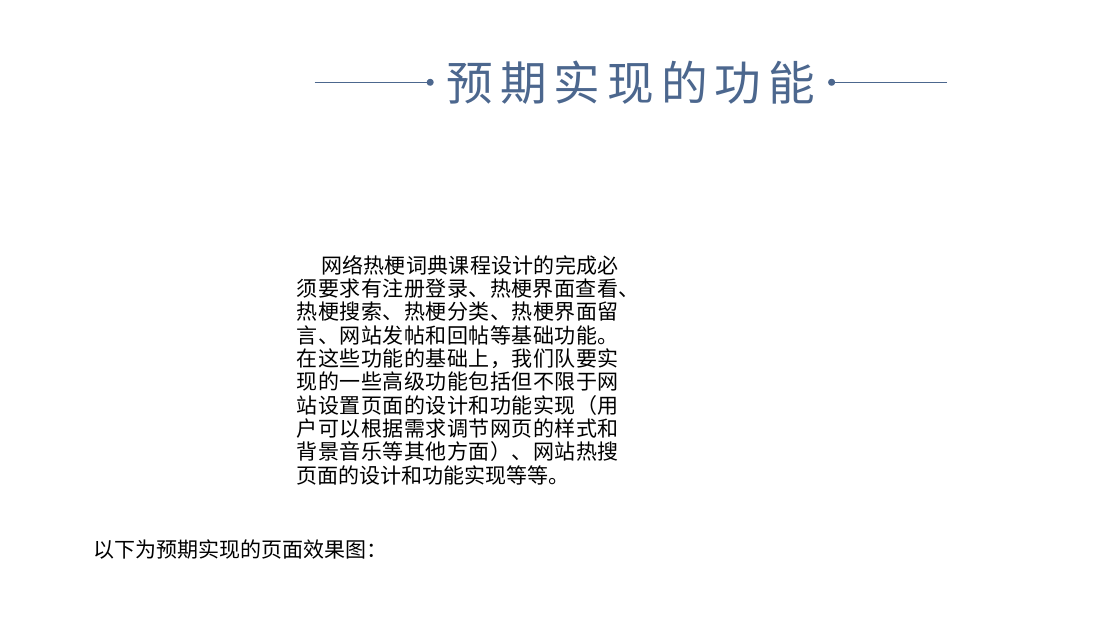
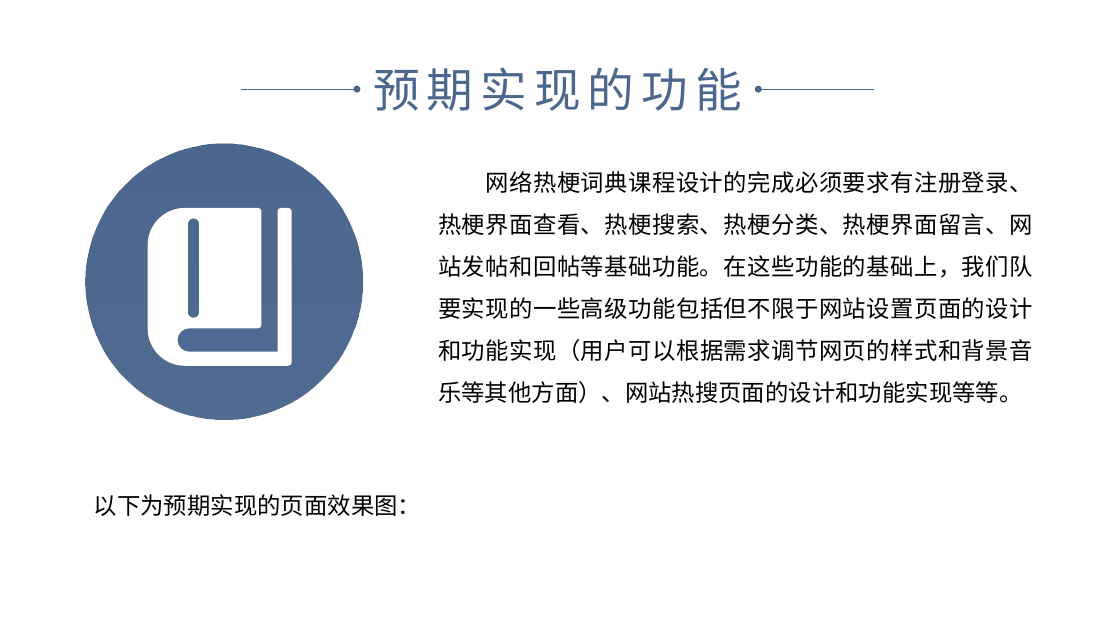
Before and after one commit to myself1528/Course-Design, a slide deck: slide 16 of 1组-高冷man-网络热梗词典.pptx. Drawn at 1120x630 pixels with LibreOffice and Linux fonts; fonts in the diff are those of the drawing. Boxes give left, top, right and bottom in pixels: in the first picture for what was removed or moved away, otherwise in the second. Text is boxed around its words. In the diff, an @@ line names an element or a change of style, - is before the commit and + after.

```diff
--- a/1组-高冷man-网络热梗词典.pptx
+++ b/1组-高冷man-网络热梗词典.pptx
@@ 2 arrows, 1 text: place and size @@
-2 arrows, 1 text at <box>315,60,948,104</box>
+2 arrows, 1 text at <box>241,67,874,111</box>
@@ ellipse added at <box>86,144,362,420</box>, fill gradient #4C678E @@
@@ text "网络热梗词典课程设计的完成必须要求有注册登录、热梗界面查看、热梗搜索、热梗分类、热梗界面留言、网站发帖和回帖等基础功能。 ...": place and size @@
-text "网络热梗词典课程设计的完成必须要求有注册登录、热梗界面查看、热梗搜索、热梗分类、热梗界面留言、网站发帖和回帖等基础功能。 ..." at <box>297,255,640,485</box>
+text "网络热梗词典课程设计的完成必须要求有注册登录、热梗界面查看、热梗搜索、热梗分类、热梗界面留言、网站发帖和回帖等基础功能。 ..." at <box>438,171,1033,403</box>
@@ text "网络热梗词典课程设计的完成必须要求有注册登录、热梗界面查看、热梗搜索、热梗分类、热梗界面留言、网站发帖和回帖等基础功能。 ..." at <box>438,171,1033,403</box>: size 18 to 20 pt, font Times New Roman to Noto Sans CJK SC; line spacing 20pt to 1.5 @@
@@ freeform shape added at <box>148,208,292,366</box>, fill #FFFFFF @@
@@ text "以下为预期实现的页面效果图：": place and size @@
-text "以下为预期实现的页面效果图：" at <box>94,539,388,559</box>
+text "以下为预期实现的页面效果图：" at <box>94,494,421,516</box>
@@ text "以下为预期实现的页面效果图：" at <box>94,494,421,516</box>: size 18 to 20 pt @@
```
Also in this commit, not shown: 25 other slides changed, 1 other file.
